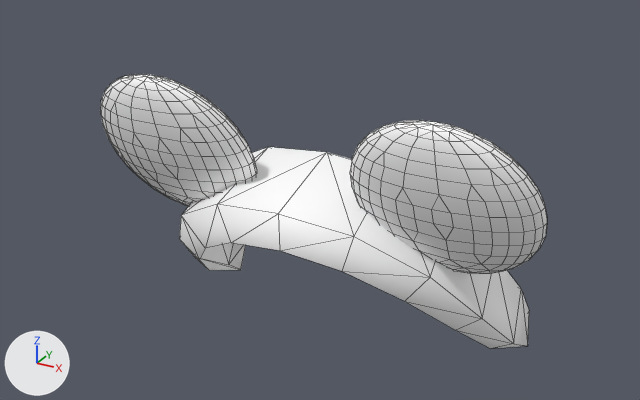
What one commit did to the Blender file DevAssets/BlenderModels/SecondaryItems.blend.
The view is the same before and after, from a 50 mm camera at (0.216, -0.433, 0.963) aimed at (0.0, -0.039, 0.766). Every picture has the same lights, and +X, +Y and +Z are marked at lower left. The older version comes first. Mesh edges are drawn as thin lines.

The first picture shows 'head'.
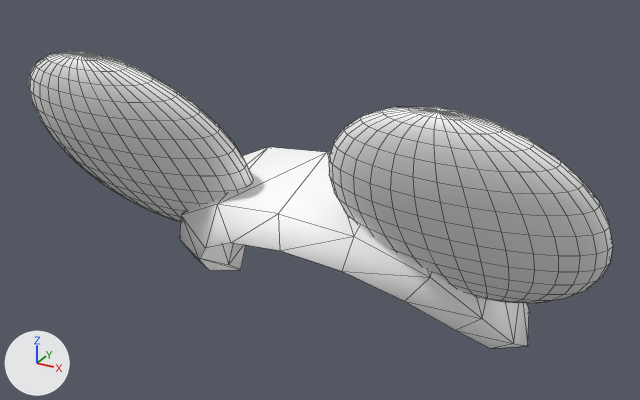
Location of each change, [x1, y1, x2, y2] in pixels of the pictures (640 x 400 px; the box of a moved part takes in the faces that stretch with it):
'head', reshaped, turned
    before: [100, 74, 547, 349]
    after: [29, 51, 613, 349]
part 1 of me_head, moved or reshaped
    both: [179, 147, 529, 349]
part 2 of me_head, added
    after: [329, 106, 613, 304]
part 3 of me_head, added
    after: [29, 51, 253, 222]
part 4 of me_head, deleted
    before: [100, 74, 257, 206]
part 5 of me_head, deleted
    before: [350, 120, 547, 274]

What changed in the scene script:
```text
Change me_head:
    used by ob_head; location = (0.0, 0.0, 0.0)
    remove me_head.from_pydata(...)  # 710 vertices, 845 faces; spans x -0.13..0.13, y -0.085..0.029, z 0.667..0.836
    add me_head.from_pydata(...)  # 1008 vertices, 1088 faces; spans x -0.164..0.161, y 0.667..0.852, z -0.029..0.115
    me_head part 1: the loose piece of 44 vertices spanning x -0.109..0.109, y -0.083..0.029, z 0.667..0.792 is turned -90 degrees about the x axis through the mesh origin
    me_head part 2: a new loose piece of 482 vertices spanning x 0.026..0.161, y 0.728..0.852, z 0.025..0.115, in mat_default_material_005 (white #ffffff)
    me_head part 3: a new loose piece of 482 vertices spanning x -0.164..-0.029, y 0.728..0.852, z 0.025..0.115, in mat_default_material_005 (white #ffffff)
    me_head part 4: the loose piece of 333 vertices spanning x -0.13..-0.03, y -0.085..-0.035, z 0.744..0.836 is deleted
    me_head part 5: the loose piece of 333 vertices spanning x 0.03..0.13, y -0.085..-0.035, z 0.744..0.836 is deleted
Change ob_head:
    ob_head.rotation_euler: (0.0, 0.0, 0.0) -> (1.571, 0.0, 0.0)  # degrees (0, 0, 0) -> degrees (90, 0, 0)
```
